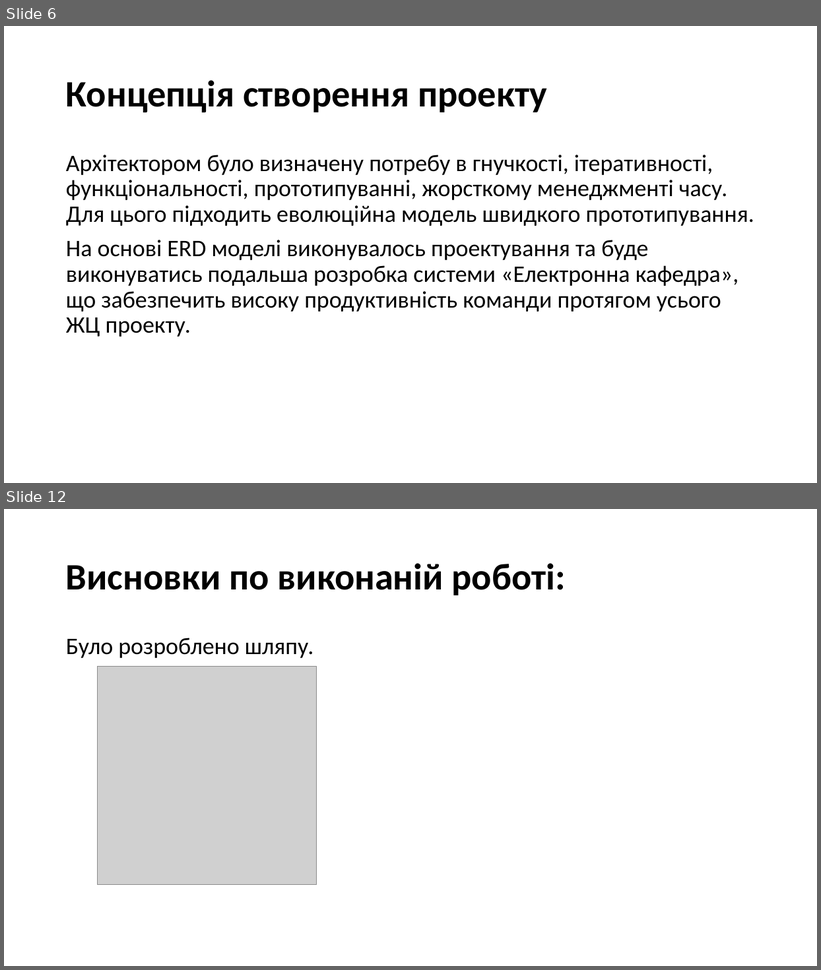
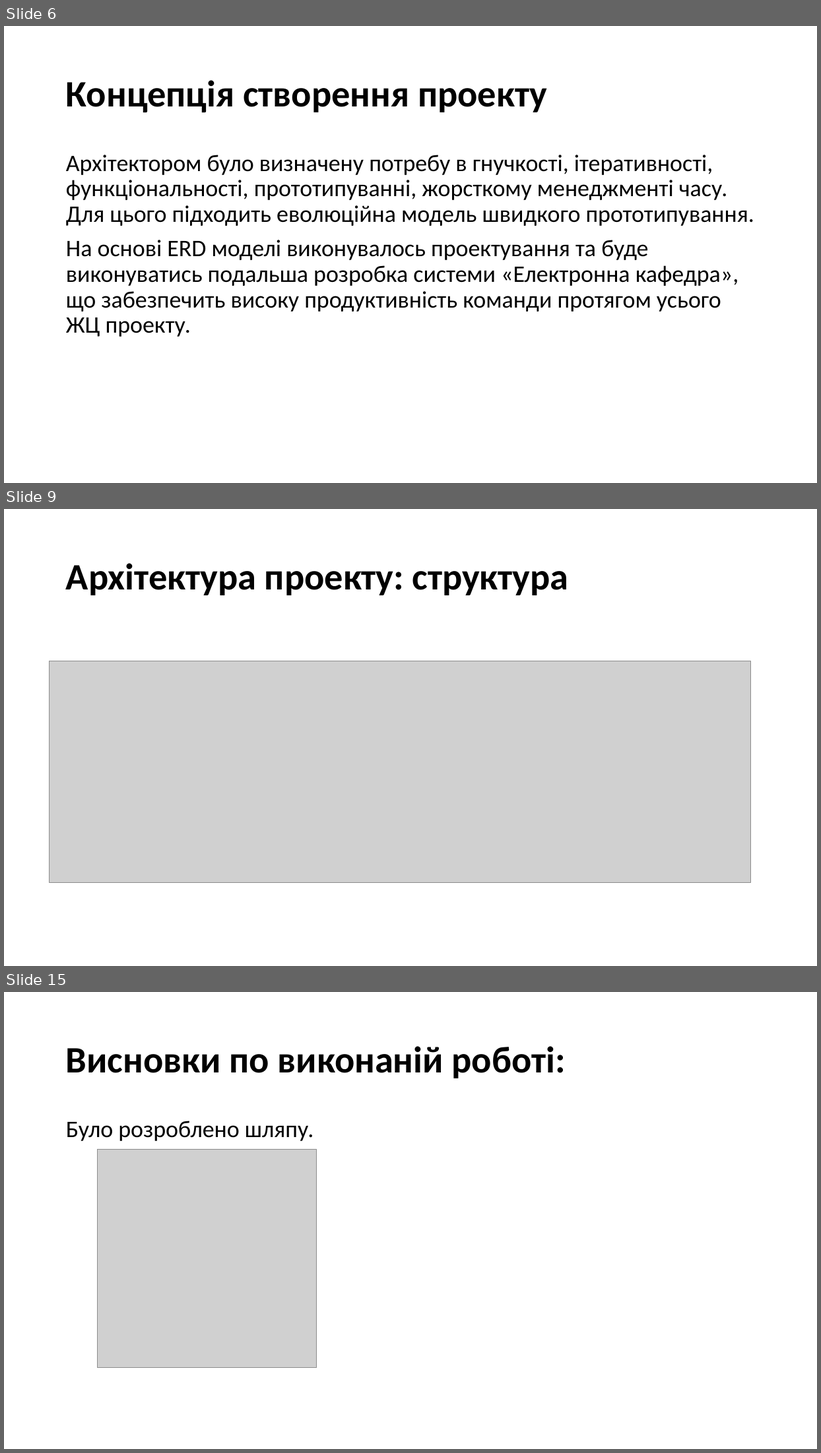
Before and after one commit to d3mage/elektronna_kafedra, a slide deck: elektronna_kafedra.pptx. Shown one above the other, each under a label of ours: slides 6 and 12 before the commit, slides 6, 9 and 15 after it; the slides between them are not shown. The pictures are 821x970 and 821x1453 pixels, drawn with LibreOffice and Linux fonts; fonts in the diff are those of the drawing; grey boxes stand for pictures. Boxes give left, top, right and bottom in pixels: in the first picture for what was removed or moved away, otherwise in the second. Text is boxed around its words. In the diff, an @@ line names an element or a change of style, - is before the commit and + after.

```diff
--- a/elektronna_kafedra.pptx
+++ b/elektronna_kafedra.pptx
@@ slide 9 added at (4,509,817,966), background #FFFFFF @@
@@ title added at (66,563,569,595), 44 pt, text #000000, bold @@
+Архітектура проекту: структура
@@ picture added at (50,661,751,883) @@
@@ what was slide 12 is now slide 15 @@
```
Also in this commit, not shown: 1 slide changed, 7 other slides added, 5 slides removed, 1 other file.
